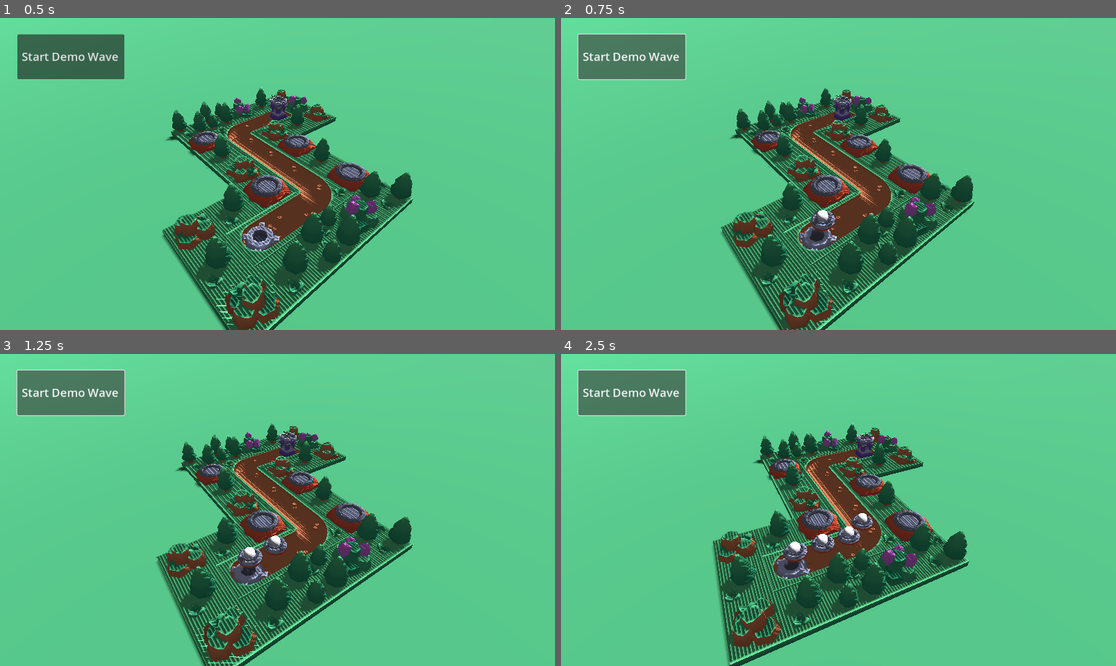
Above: before the commit, frames 1-4 (two rows, left to right).
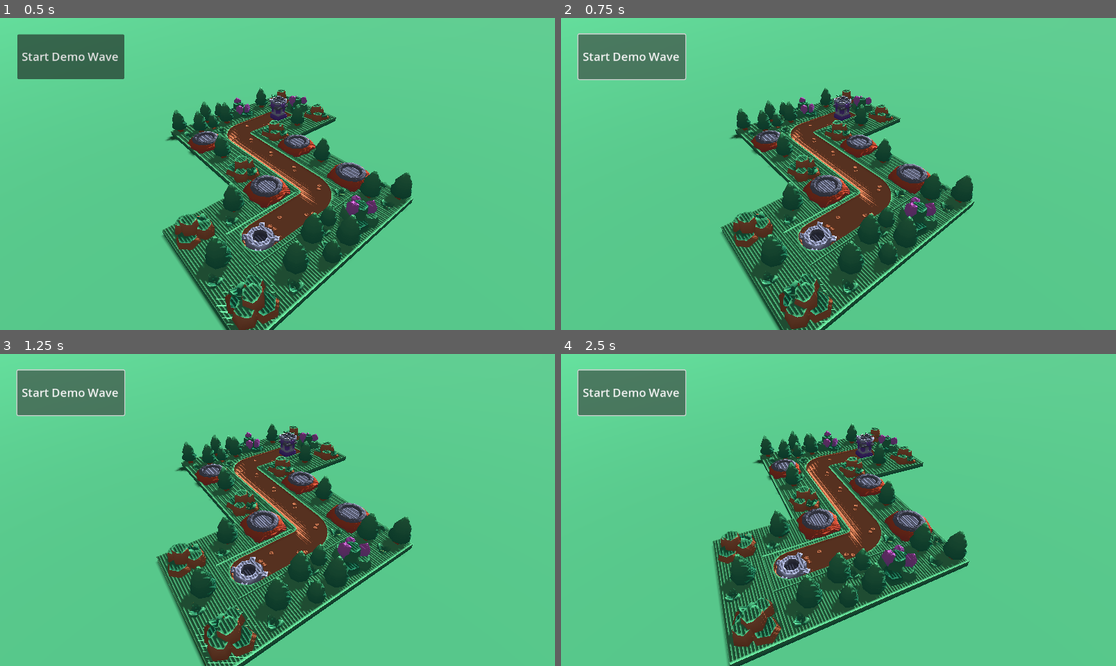
Above: after the commit, the same moments.

Repository: MarkStruik/Tiny-Stronghold
Game: Godot game, scene res://Level/Main.tscn
Same seed, same stepped clock (60 frames per second), same inputs: the game is played once before the commit and once after it.
Inputs:
- Up to frame 1 (0.5 s): no input
- Up to frame 2 (0.75 s): click "Start Demo Wave" at 0.5 s
- Up to frame 3 (1.25 s): no input
- Up to frame 4 (2.5 s): click "Start Demo Wave" at 1.25 s; click "Start Demo Wave" at 2 s

Frame 1 is identical in both runs. In frame 2, 0.3% of the frame differs, in the area x 43-50%, y 61-74%; in frame 3, 0.6%; in frame 4, 0.9%, in the area x 37-57%, y 51-72%.
Error after the commit: Parse Error: Function "_spawn_enemy" has the same name as a previously declared function. (res://scripts/spawner.gd:44)

Commit message:
dag 3 met eeror

Diff:
--- a/Level/Main.tscn
+++ b/Level/Main.tscn
@@ -78,6 +78,7 @@
 
 [node name="Spawner" type="Node" parent="Level_1" groups=["Spawner"]]
 script = ExtResource("4_v4ypu")
+enemy_scene = null
 
 [node name="CanvasLayer" type="CanvasLayer" parent="Level_1/Spawner"]
 
@@ -176,6 +177,31 @@
 offset_bottom = 58.0
 text = "Splash"
 
+[node name="CanvasLayer" type="CanvasLayer" parent="."]
+visible = false
+
+[node name="Money" type="Label" parent="CanvasLayer"]
+offset_right = 40.0
+offset_bottom = 23.0
+
+[node name="Lives" type="Label" parent="CanvasLayer"]
+offset_right = 40.0
+offset_bottom = 23.0
+
+[node name="Wave" type="Label" parent="CanvasLayer"]
+offset_right = 40.0
+offset_bottom = 23.0
+
+[node name="EndPanel" type="Panel" parent="CanvasLayer/Wave"]
+layout_mode = 0
+offset_right = 40.0
+offset_bottom = 40.0
+
+[node name="Restart button" type="Label" parent="CanvasLayer/Wave/EndPanel"]
+layout_mode = 0
+offset_right = 40.0
+offset_bottom = 23.0
+
 [connection signal="pressed" from="Level_1/Spawner/CanvasLayer/Button" to="Level_1/Spawner" method="start_demo_wave"]
 [connection signal="build_requested" from="Level_1/CanvasLayer/BuildMenu" to="Level_1/CanvasLayer/BuildMenu" method="_build"]
 [connection signal="pressed" from="Level_1/CanvasLayer/BuildMenu/Button" to="Level_1/CanvasLayer/BuildMenu" method="_on_Basic_pressed"]
--- a/scripts/Game.gd
+++ b/scripts/Game.gd
@@ -22,3 +22,40 @@
 
 func _update_ui():
 	print("Lives:", lives, " Money:", money)
+
+var money_label: Label
+var lives_label: Label
+var wave_label: Label
+var end_panel: Control
+
+
+func bind_ui(money_l: Label, lives_l: Label, wave_l: Label, end_p: Control) -> void:
+	money_label = money_l
+	lives_label = lives_l
+	wave_label = wave_l
+	end_panel = end_p
+	_update_ui()
+
+func update_ui() -> void:
+	if money_label:
+		money_label.text = str(money)
+	if lives_label:
+		lives_label.text = str(lives)
+	if wave_label:
+		var spawner = get_tree().get_first_node_in_group("Spawner")
+		if spawner:
+			wave_label.text = "Wave " + str(spawner.current_wave + 1)
+
+
+func on_win() -> void:
+	_end_screen(true)
+
+
+func on_lose() -> void:
+	_end_screen(false)
+
+
+func _end_screen(win: bool) -> void:
+	if end_panel:
+		end_panel.visible = true
+		end_panel.get_node("Label").text = "YOU WIN" if win else "TRY AGAIN"
--- a/scripts/enemy.gd
+++ b/scripts/enemy.gd
@@ -1,7 +1,7 @@
 extends CharacterBody3D
 
-@export var max_hp := 8
-@export var speed := 4.0
+@export var max_hp := 10
+@export var speed := 3.0
 @export var reward := 5
 @export var damage_to_base := 1
 
--- a/scripts/spawner.gd
+++ b/scripts/spawner.gd
@@ -21,3 +21,67 @@
 	e.global_transform.origin = $"../Spawn".global_transform.origin
 	e.add_to_group("Enemy")
 	get_tree().current_scene.add_child(e)
+
+var ENEMY_PRESET = {
+	"basic": {"hp": 10, "speed": 4.0, "reward": 5, "dmg": 1},
+	"fast":  {"hp": 7,  "speed": 7.0, "reward": 6, "dmg": 1},
+	"tank":  {"hp": 18, "speed": 2.8, "reward": 8, "dmg": 2},
+}
+
+var waves = [
+	{"seq": [{"t": "basic", "n": 6, "gap": 0.6}], "delay": 3},
+	{"seq": [{"t": "basic", "n": 4, "gap": 0.5}, {"t": "fast", "n": 4, "gap": 0.4}], "delay": 4},
+	{"seq": [{"t": "tank", "n": 3, "gap": 1.0}, {"t": "fast", "n": 6, "gap": 0.35}], "delay": 5},
+	{"seq": [{"t": "basic", "n": 8, "gap": 0.4}, {"t": "tank", "n": 4, "gap": 0.9}], "delay": 4},
+	{"seq": [{"t": "fast", "n": 10, "gap": 0.35}], "delay": 4},
+	{"seq": [{"t": "tank", "n": 6, "gap": 0.8}, {"t": "fast", "n": 8, "gap": 0.35}], "delay": 5},
+]
+
+var current_wave := 0
+var running := false
+var spawn_point := $"../Spawn"
+
+func _spawn_enemy(kind: String = "basic") -> void:
+	var enemy_scene = preload("res://scenes/enemies/Enemy.tscn")
+	if not enemy_scene:
+		push_error("Enemy scene not found!")
+		return
+
+	var e = enemy_scene.instantiate()
+
+	# Get stats from ENEMY_PRESET
+	var p = ENEMY_PRESET.get(kind, ENEMY_PRESET["basic"])
+	e.max_hp = p["hp"]
+	e.speed = p["speed"]
+	e.reward = p["reward"]
+	e.damage_to_base = p["dmg"]
+
+	# Position enemy at spawn
+	if spawn_point:
+		e.global_transform.origin = spawn_point.global_transform.origin
+	else:
+		push_error("Spawn point not found!")
+
+	e.add_to_group("Enemy")
+	get_tree().current_scene.add_child(e)
+
+func start_next_wave() -> void:
+	if running or current_wave >= waves.size():
+		return
+
+	running = true
+	var w = waves[current_wave]
+
+	for part in w["seq"]:
+		for i in range(part["n"]):
+			_spawn_enemy(part["t"])
+			await get_tree().create_timer(part["gap"]).timeout
+
+	await get_tree().create_timer(w["delay"]).timeout
+	current_wave += 1
+	running = false
+
+	if current_wave == waves.size():
+		await get_tree().create_timer(2.0).timeout
+		if get_tree().get_nodes_in_group("Enemy").is_empty():
+			Game.on_win()
